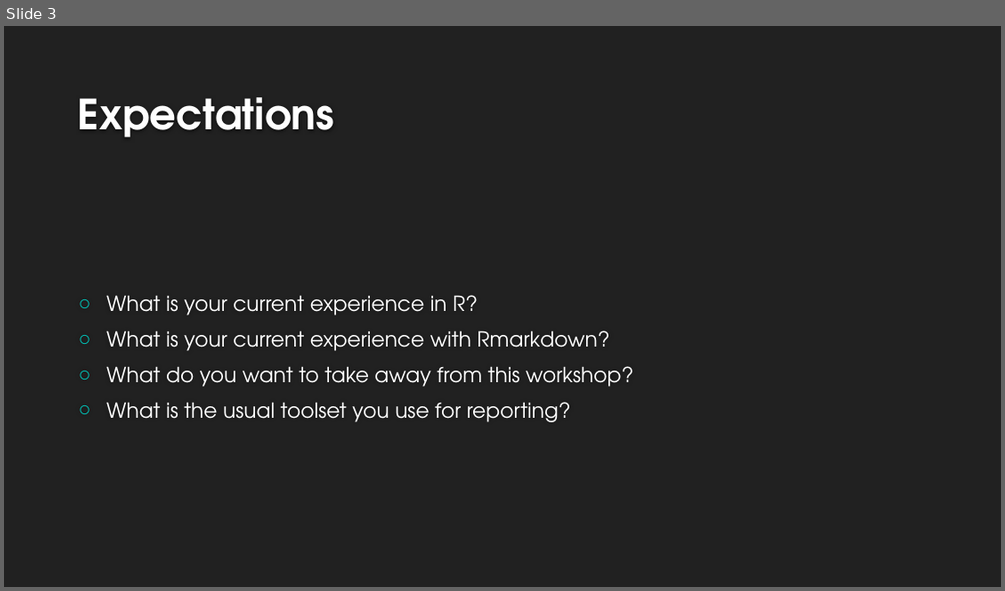
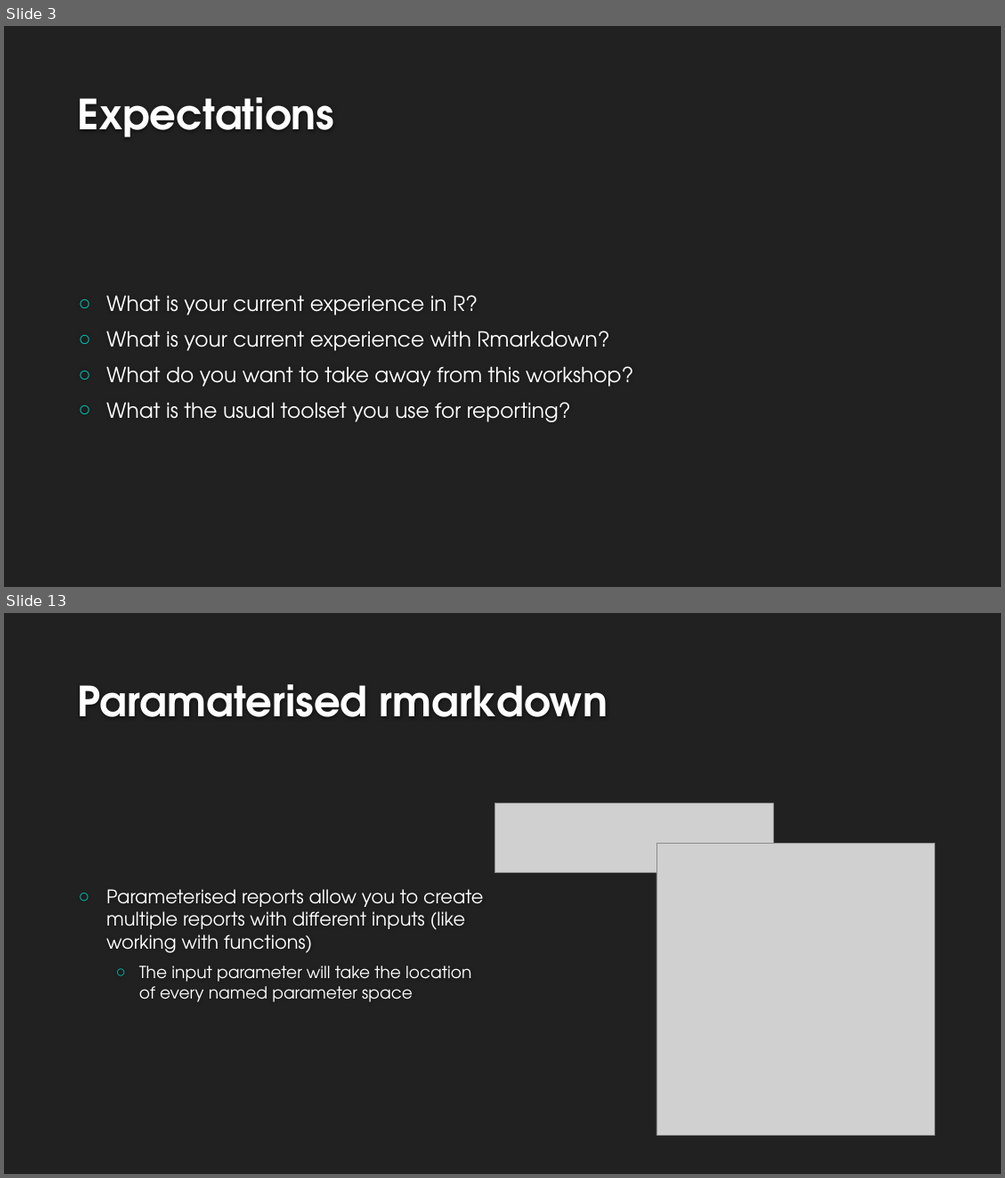
Before and after one commit to nhs-r-community/intro_rmd, a slide deck: Intro to Rmarkdown.pptx. Shown one above the other, each under a label of ours: slide 3 before the commit, slides 3 and 13 after it; the slides between them are not shown. The pictures are 1005x591 and 1005x1178 pixels, drawn with LibreOffice and Linux fonts; fonts in the diff are those of the drawing; grey boxes stand for pictures; background and template pictures are left out. Boxes give left, top, right and bottom in pixels: in the first picture for what was removed or moved away, otherwise in the second. Text is boxed around its words. In the diff, an @@ line names an element or a change of style, - is before the commit and + after.

Commit message:
Adding img folder with images for powerpoint and powerpoint update

```diff
--- a/Intro to Rmarkdown.pptx
+++ b/Intro to Rmarkdown.pptx
@@ slide 13 added at [4, 613, 1001, 1174], background #212121 @@
@@ title added at [78, 684, 607, 717], 40 pt, text #FEFEFE, bold @@
+Paramaterised rmarkdown
@@ picture added at [495, 803, 774, 873] @@
@@ picture added at [657, 843, 935, 1135] @@
@@ text added at [106, 889, 484, 1002], 18 pt, text #FFFFFF @@
+○ Parameterised reports allow you to create multiple reports with different inputs (like working with functions)
+  ○ The input parameter will take the location of every named parameter space
```
Also in this commit, not shown: 10 slides changed, 3 other slides added, 1 slide removed, 14 other files.
